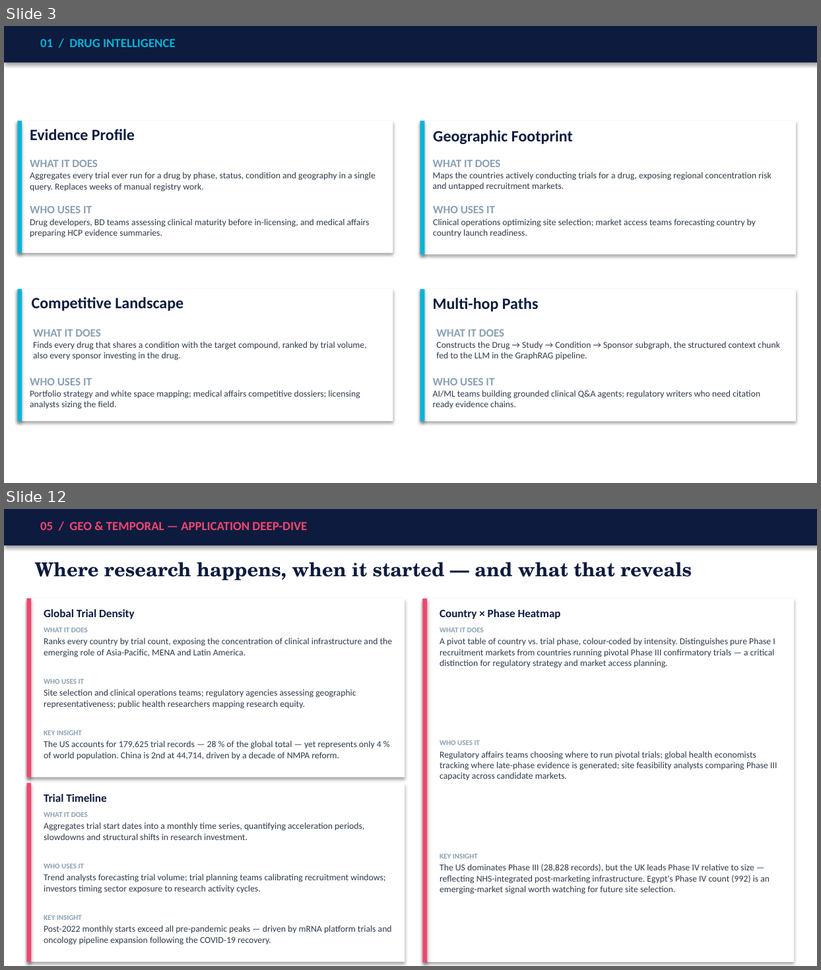
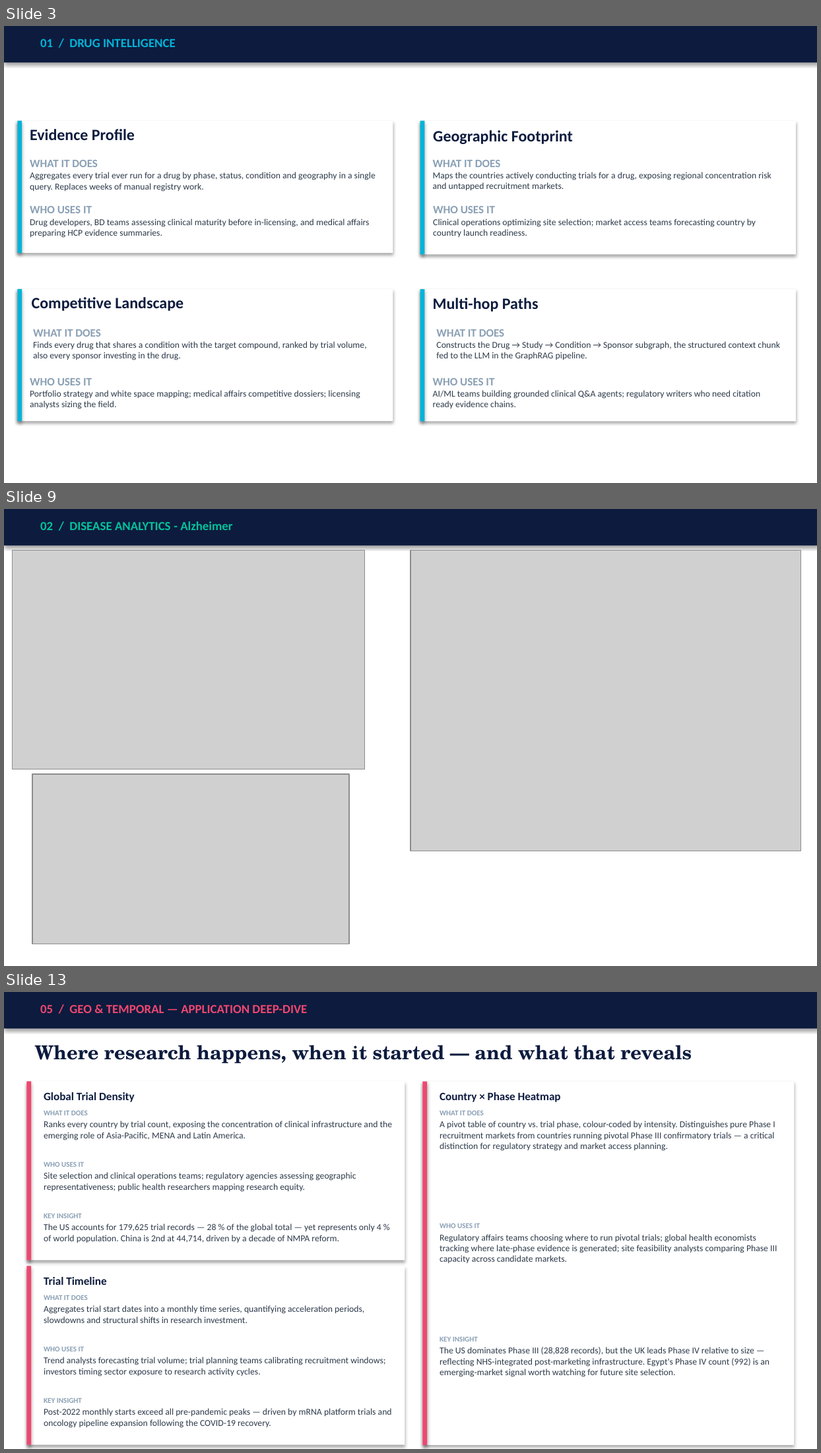
Before and after one commit to SHASANKsp/ClinicalTrails_application, a slide deck: ClinicalTrials_KG_LinkedIn_v2.pptx. Shown one above the other, each under a label of ours: slides 3 and 12 before the commit, slides 3, 9 and 13 after it; the slides between them are not shown. The pictures are 821x970 and 821x1453 pixels, drawn with LibreOffice and Linux fonts; fonts in the diff are those of the drawing; grey boxes stand for pictures. Boxes give left, top, right and bottom in pixels: in the first picture for what was removed or moved away, otherwise in the second. Text is boxed around its words. In the diff, an @@ line names an element or a change of style, - is before the commit and + after.

```diff
--- a/ClinicalTrials_KG_LinkedIn_v2.pptx
+++ b/ClinicalTrials_KG_LinkedIn_v2.pptx
@@ slide 9 added at box(4, 509, 817, 966), background #FFFFFF @@
@@ rectangle added at box(4, 509, 817, 545), fill #0D1B3E @@
@@ text added at box(40, 522, 232, 530), 11 pt, text #02C39A, bold @@
+02 / DISEASE ANALYTICS - Alzheimer
@@ picture added at box(12, 551, 365, 769) @@
@@ picture added at box(411, 551, 801, 852) @@
@@ picture added at box(32, 774, 349, 944) @@
@@ what was slide 12 is now slide 13 @@
```
Also in this commit, not shown: 6 slides changed, 4 other slides added, 2 slides removed, 1 other file.
